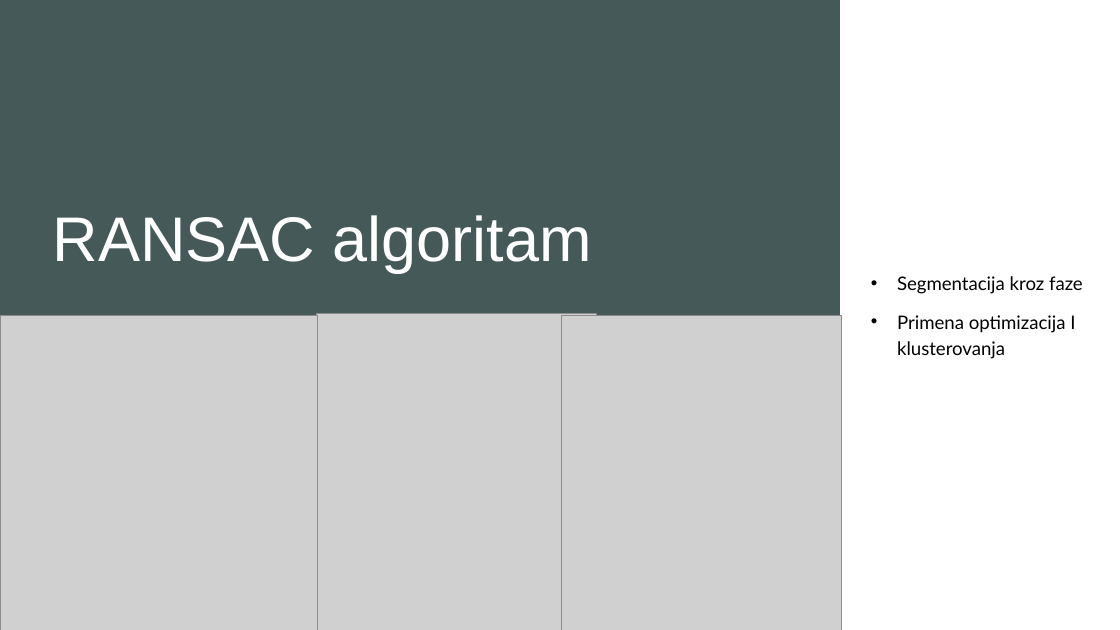
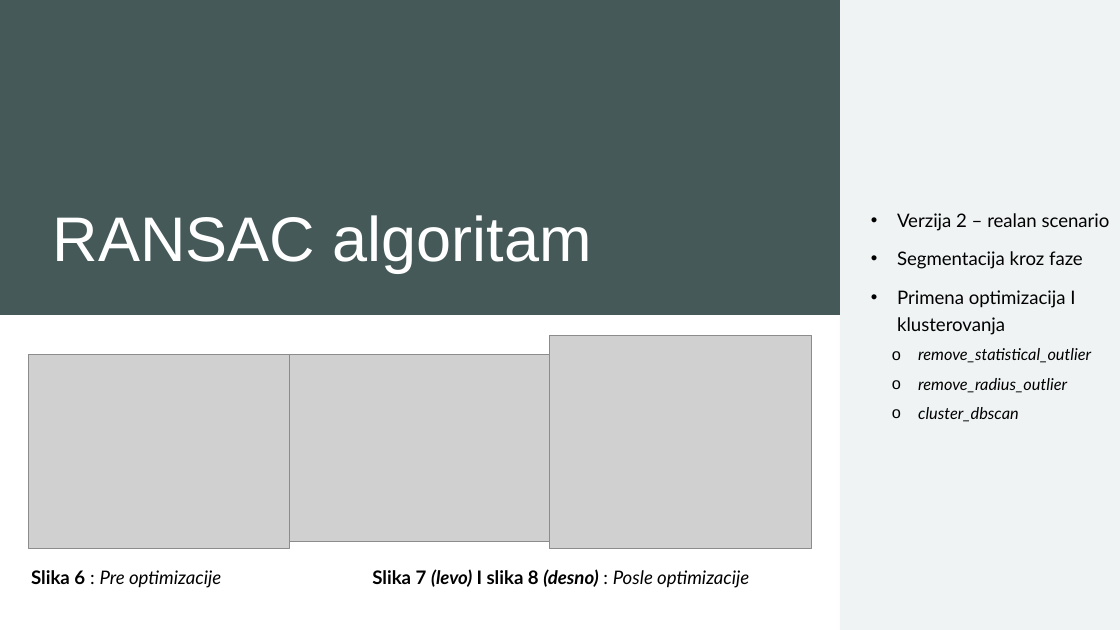
Before and after one commit to petarstamenkovic/Blueberry-Weed-Detection, a slide deck: slide 8 of weed_segmentaion/docs/BlueberryBank.pptx. Drawn at 1120x630 pixels with LibreOffice and Linux fonts; fonts in the diff are those of the drawing; grey boxes stand for pictures. Boxes give left, top, right and bottom in pixels: in the first picture for what was removed or moved away, otherwise in the second. Text is boxed around its words. In the diff, an @@ line names an element or a change of style, - is before the commit and + after.

```diff
--- a/weed_segmentaion/docs/BlueberryBank.pptx
+++ b/weed_segmentaion/docs/BlueberryBank.pptx
@@ rectangle added at [840, 0, 1120, 630], fill #ECF0F0 @@
@@ rectangle added at [840, 0, 1120, 630], fill #FFFFFF at 20% opacity @@
@@ text at [897, 213, 1110, 231]: paragraph added @@
+• Verzija 2 – realan scenario
@@ picture removed at [0, 315, 318, 630] @@
@@ picture: place and size @@
-picture at [317, 313, 597, 630]
+picture at [28, 355, 289, 549]
@@ picture: place and size @@
-picture at [561, 315, 841, 630]
+picture at [289, 355, 550, 542]
@@ picture added at [549, 335, 812, 549] @@
@@ text at [918, 348, 1091, 422]: paragraphs added @@
+  o remove_statistical_outlier
+  o remove_radius_outlier
+  o cluster_dbscan
@@ text added at [372, 569, 749, 588], 16 pt, text #000000, bold, italic @@
+Slika 7 (levo) I slika 8 (desno) : Posle optimizacije
@@ text added at [31, 570, 221, 588], 16 pt, text #000000, italic @@
+Slika 6 : Pre optimizacije
```
Also in this commit, not shown: 6 other slides changed, 2 slides added, 1 slide removed, 3 other files.
